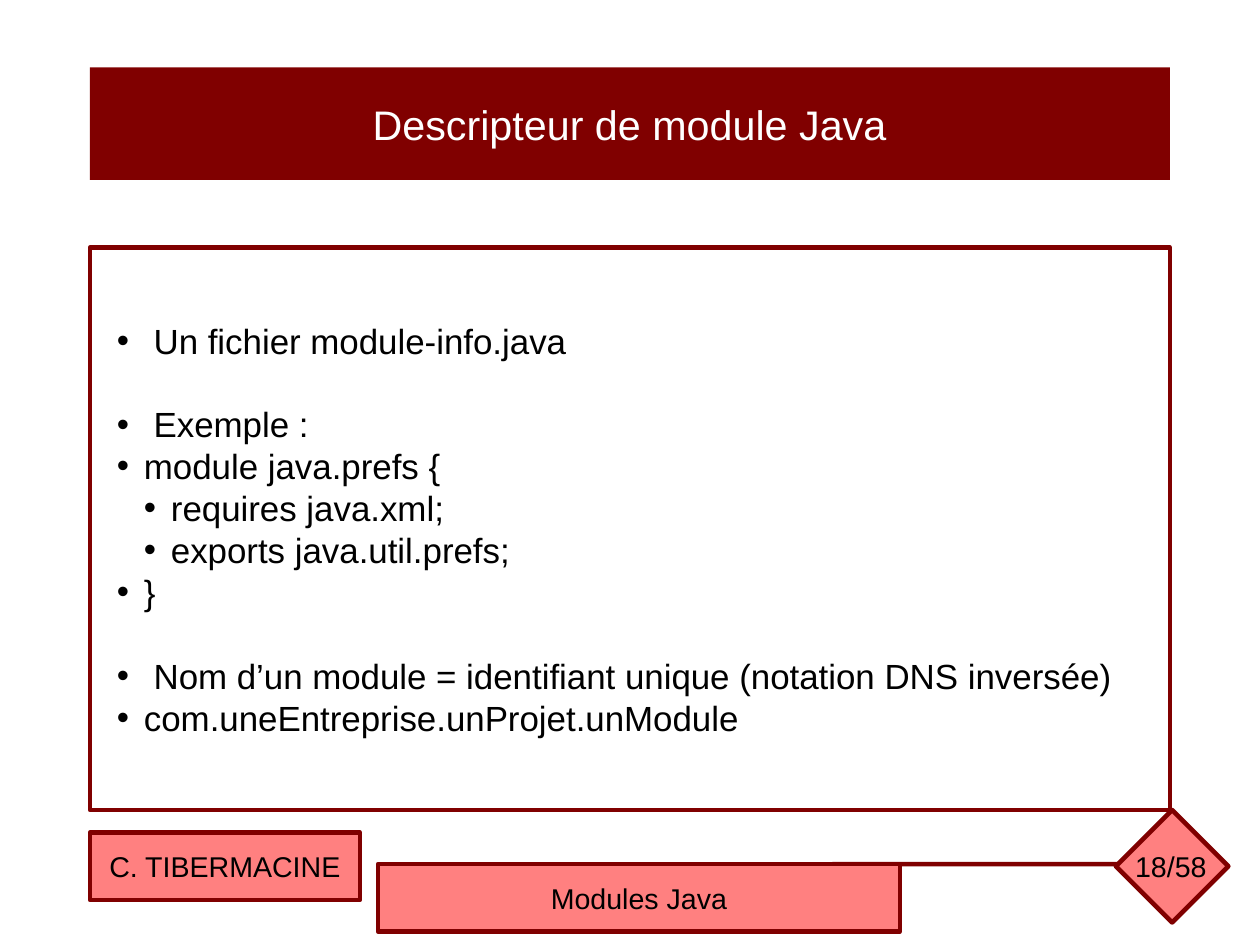
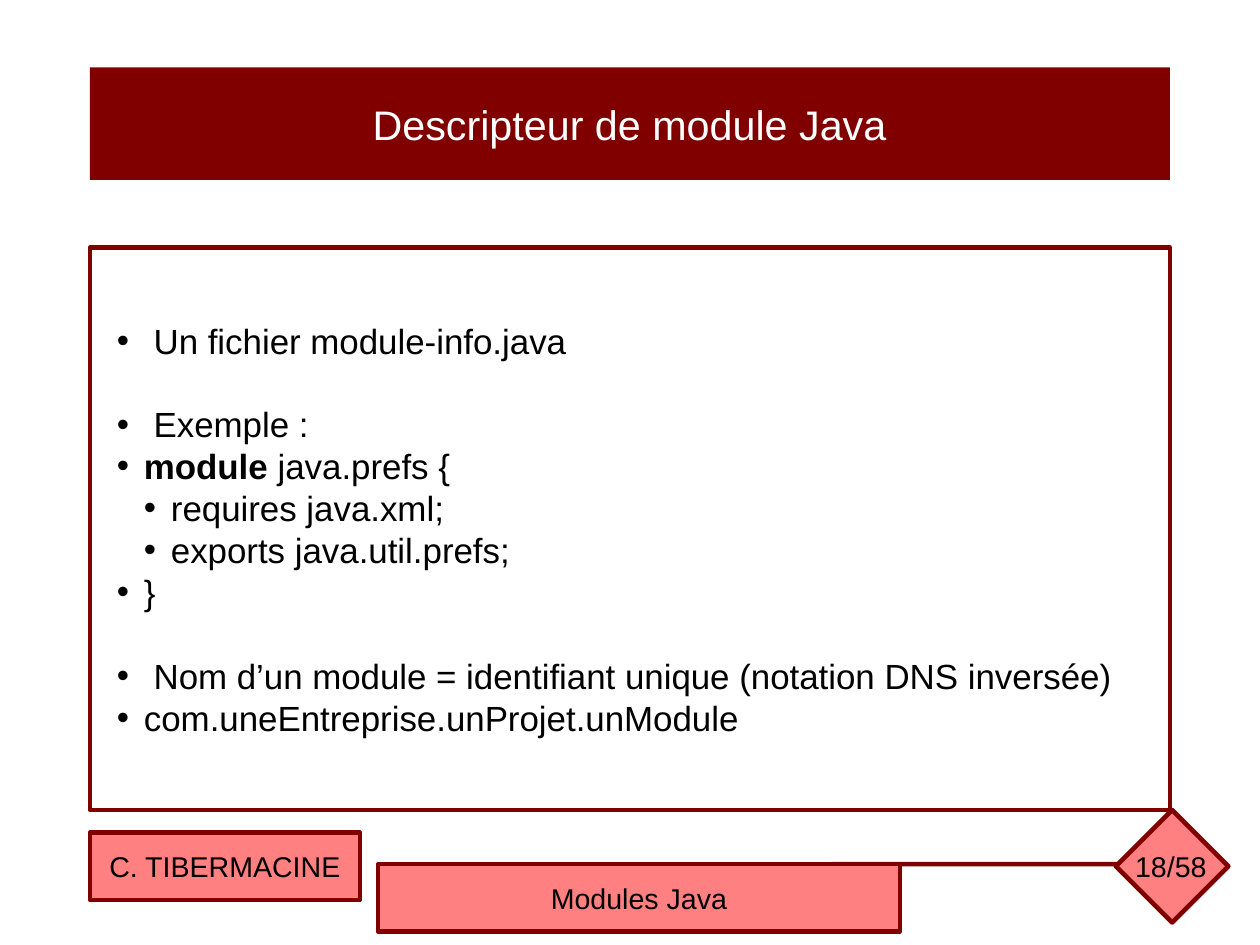
Before and after one commit to ctiber/composants, a slide deck: slide 18 of cours/cours6.odp. Drawn at 1260x945 pixels with LibreOffice and Linux fonts; fonts in the diff are those of the drawing. Boxes give left, top, right and bottom in pixels: in the first picture for what was removed or moved away, otherwise in the second. Text is boxed around its words. In the diff, an @@ line names an element or a change of style, - is before the commit and + after.

```diff
--- a/cours/cours6.odp
+++ b/cours/cours6.odp
@@ text in rectangle at (144,453,429,486): bold on in "module" @@
```
Also in this commit, not shown: 21 other slides changed, 1 other file.
